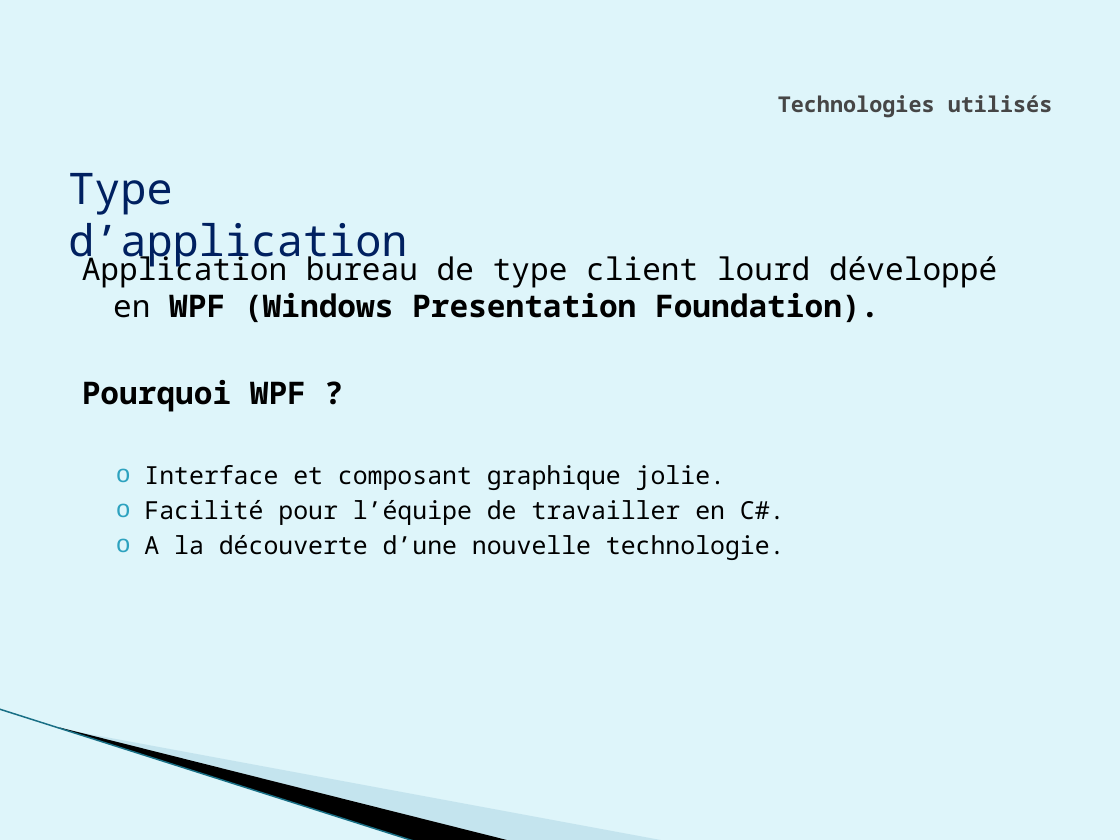
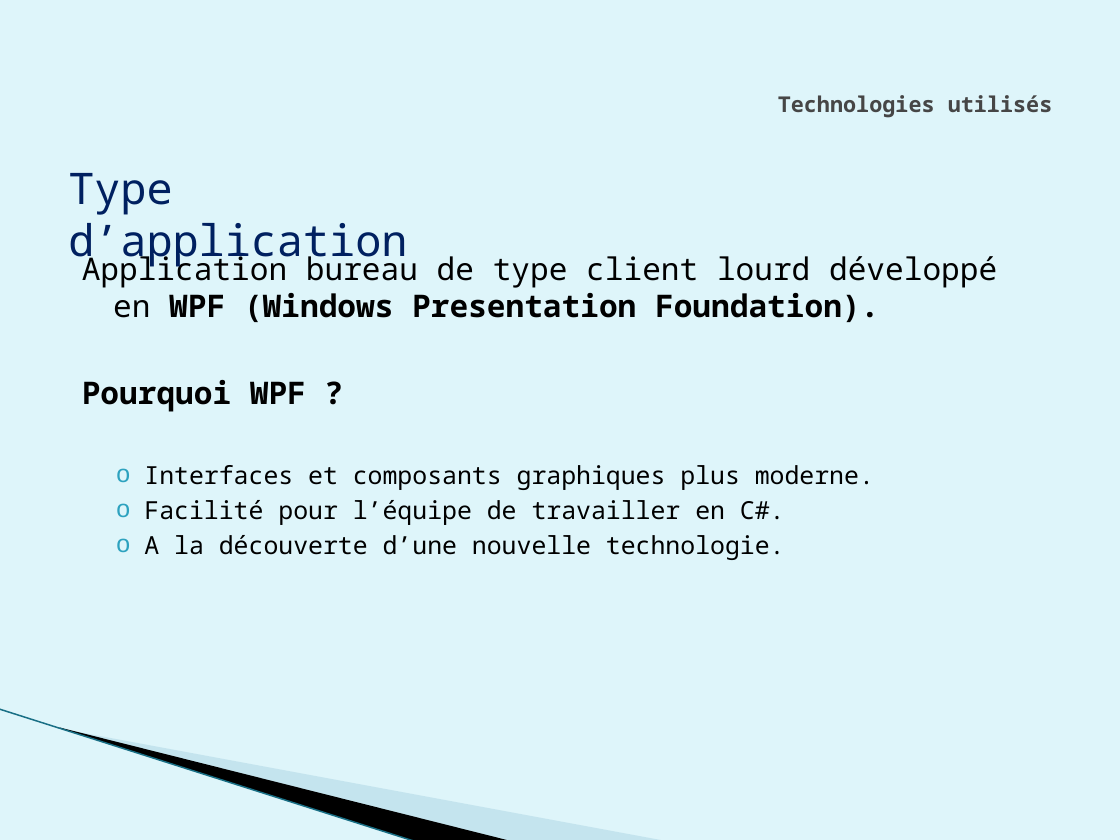
Before and after one commit to weetrax/AbsMedicalWPF, a slide deck: slide 6 of doc/Diapo.pptx. Drawn at 1120x840 pixels with LibreOffice and Linux fonts; fonts in the diff are those of the drawing; background and template pictures are left out. Boxes give left, top, right and bottom in pixels: in the first picture for what was removed or moved away, otherwise in the second. Text is boxed around its words. In the diff, an @@ line names an element or a change of style, - is before the commit and + after.

```diff
--- a/doc/Diapo.pptx
+++ b/doc/Diapo.pptx
@@ text at [144, 465, 874, 490]: text changed @@
-  o Interface et composant graphique jolie.
+  o Interfaces et composants graphiques plus moderne.
```
Also in this commit, not shown: 1 other slide changed.
